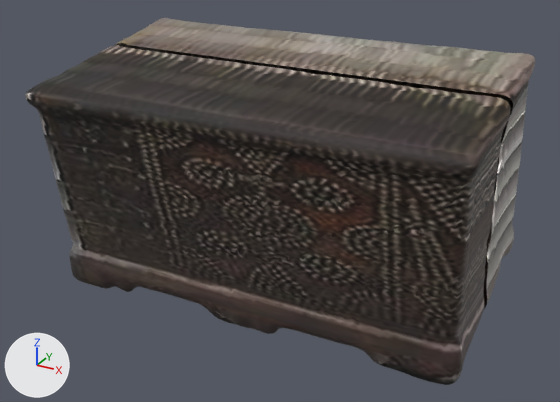
An edit to the glTF model public/models/alkafeel/kfl-2301.glb, drawn before and after from the same camera.
Rendered twice from a 50 mm camera at (0.781, -1.446, 0.66) aimed at (-0.001, -0.025, -0.051). The lights are fixed; the arrows at lower left show +X, +Y and +Z. The first picture is the older version.

Names of what the first picture shows: 'geometry_0'.
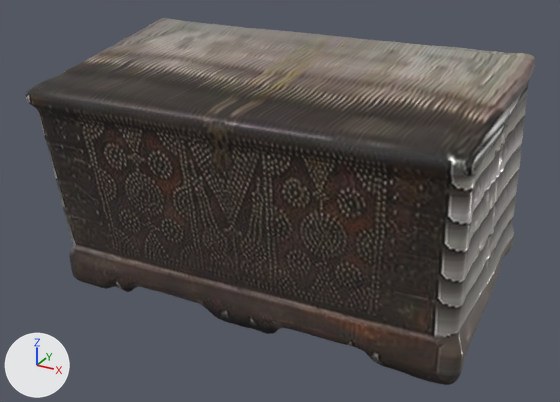
What differs and where, as boxes [x1, y1, x2, y2] in the pictures (560 x 402 px; the box of a moved part takes in the faces that stretch with it):
part 1 of me_geometry_0, moved or reshaped: before [112, 41, 515, 313]; after [111, 41, 515, 314]
part 2 of me_geometry_0, surface changed: [26, 20, 535, 383] in both
part 3 of me_geometry_0, recoloured: [25, 20, 535, 383] in both

Edits to the bpy script that builds the scene:
```text
Add mat_alkafeel_watertight_pbr:
    mat_alkafeel_watertight_pbr = bpy.data.materials.new('AlKafeel_Watertight_PBR')
    # uses the picture img_image_0
    # uses the picture img_image_1
    # uses the picture img_image_2
Change me_geometry_0:
    used by ob_geometry_0; location = (0.0, 0.0, 0.0)
    remove me_geometry_0.from_pydata(...)  # 35942 vertices, 71196 faces; spans x -0.495..0.495, y -0.3..0.302, z -0.286..0.286
    add me_geometry_0.from_pydata(...)  # 35600 vertices, 71196 faces; spans x -0.495..0.495, y -0.3..0.302, z -0.286..0.286
    me_geometry_0 part 1: 1109 vertices moved from x -0.486..0.484, y -0.021..0.02, z -0.237..0.258 to x -0.486..0.484, y -0.02..0.019, z -0.237..0.257; 728 vertices removed from x -0.486..0.484, y -0.02..0.019, z -0.236..0.257; 386 vertices added at x -0.486..0.483, y -0.019..0.018, z -0.236..0.255
    me_geometry_0 part 2: 64940 kept faces spanning x -0.495..0.495, y -0.3..0.302, z -0.286..0.286 get new texture (UV) coordinates
    me_geometry_0 part 3: 69606 faces spanning x -0.495..0.495, y -0.3..0.302, z -0.286..0.286 switch from mat_alkafeel_hd_pbr to mat_alkafeel_watertight_pbr
```
